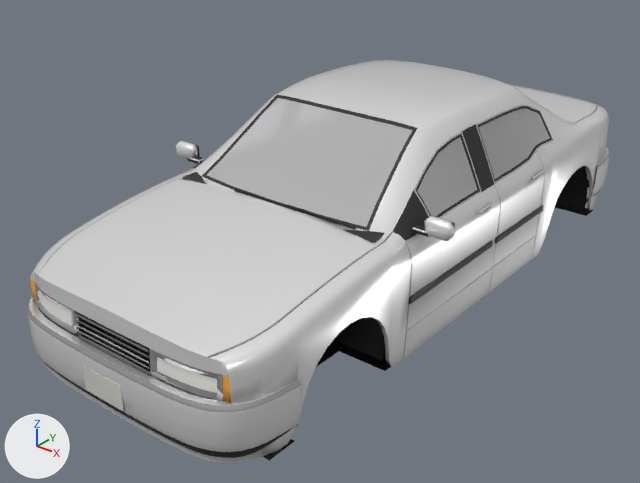
Two versions of the glTF model public/models/sedan.glb, one commit apart.
Before and after are seen from a 50 mm camera at (3.27, -4.58, 3.09) aimed at (-0.2, -0.24, 0.4). The lights are fixed; the arrows at lower left show +X, +Y and +Z. The picture after the commit comes second. Objects named as collision shapes, trigger or cutter boxes, shadow casters or lower levels of detail are left out. Vertices at exactly the same position are counted once.

The first picture shows 'LOD0'.
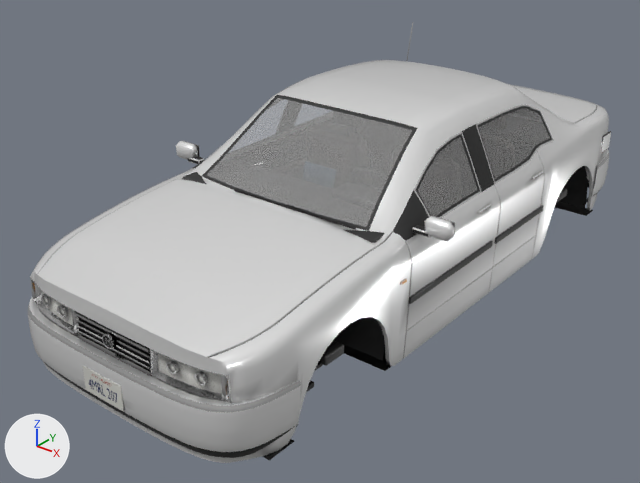
Where the change shows, as pixel boxes [x1, y1, x2, y2] in the pictures (640 x 483 px):
'LOD0', reshaped (9% taller): before [28, 60, 609, 463]; after [28, 22, 611, 463]
part 1 of me_lod0, added: after [601, 133, 611, 153]
part 2 of me_lod0, added: after [320, 342, 344, 366]
part 3 of me_lod0, added: after [556, 188, 567, 203]
part 4 of me_lod0, added: after [321, 121, 349, 137]
part 5 of me_lod0, added: after [270, 156, 307, 174]
part 6 of me_lod0, added (mostly hidden): after [306, 380, 314, 392]
part 7 of me_lod0, built on: before [35, 283, 223, 400]; after [30, 22, 462, 404]
part 8 of me_lod0, recoloured: [31, 111, 608, 405] in both
part 9 of me_lod0, edited (looks the same): [276, 100, 494, 192] in both
part 10 of me_lod0, recoloured: before [30, 277, 232, 404]

What changed in the scene script:
```text
Add mat_lamp_brake:
    mat_lamp_brake = bpy.data.materials.new('lamp_brake')
    mat_lamp_brake.use_nodes = True; mat_lamp_brake.node_tree.nodes.clear()
    _N = mat_lamp_brake.node_tree.nodes; _L = mat_lamp_brake.node_tree.links
    n0 = _N.new('ShaderNodeBsdfPrincipled'); n0.name = 'Principled BSDF'
    n0.inputs[2].default_value = 0.1  # 'Roughness'
    n1 = _N.new('ShaderNodeOutputMaterial'); n1.name = 'Material Output'
    n2 = _N.new('ShaderNodeVertexColor'); n2.name = 'Color Attribute'
    _L.new(n0.outputs[0], n1.inputs[0])  # 'BSDF' to 'Surface'
    _L.new(n2.outputs[0], n0.inputs[0])  # 'Color' to 'Base Color'
Add mat_gloss:
    mat_gloss = bpy.data.materials.new('gloss')
    mat_gloss.use_nodes = True; mat_gloss.node_tree.nodes.clear()
    _N = mat_gloss.node_tree.nodes; _L = mat_gloss.node_tree.links
    n0 = _N.new('ShaderNodeBsdfPrincipled'); n0.name = 'Principled BSDF'
    n0.inputs[2].default_value = 0.06  # 'Roughness'
    n1 = _N.new('ShaderNodeOutputMaterial'); n1.name = 'Material Output'
    n2 = _N.new('ShaderNodeVertexColor'); n2.name = 'Color Attribute'
    _L.new(n0.outputs[0], n1.inputs[0])  # 'BSDF' to 'Surface'
    _L.new(n2.outputs[0], n0.inputs[0])  # 'Color' to 'Base Color'
Add mat_lamp_rev:
    mat_lamp_rev = bpy.data.materials.new('lamp_rev')
    mat_lamp_rev.use_nodes = True; mat_lamp_rev.node_tree.nodes.clear()
    _N = mat_lamp_rev.node_tree.nodes; _L = mat_lamp_rev.node_tree.links
    n0 = _N.new('ShaderNodeBsdfPrincipled'); n0.name = 'Principled BSDF'
    n0.inputs[2].default_value = 0.1  # 'Roughness'
    n1 = _N.new('ShaderNodeOutputMaterial'); n1.name = 'Material Output'
    n2 = _N.new('ShaderNodeVertexColor'); n2.name = 'Color Attribute'
    _L.new(n0.outputs[0], n1.inputs[0])  # 'BSDF' to 'Surface'
    _L.new(n2.outputs[0], n0.inputs[0])  # 'Color' to 'Base Color'
Add mat_lamp_ind:
    mat_lamp_ind = bpy.data.materials.new('lamp_ind')
    mat_lamp_ind.use_nodes = True; mat_lamp_ind.node_tree.nodes.clear()
    _N = mat_lamp_ind.node_tree.nodes; _L = mat_lamp_ind.node_tree.links
    n0 = _N.new('ShaderNodeBsdfPrincipled'); n0.name = 'Principled BSDF'
    n0.inputs[2].default_value = 0.1  # 'Roughness'
    n1 = _N.new('ShaderNodeOutputMaterial'); n1.name = 'Material Output'
    n2 = _N.new('ShaderNodeVertexColor'); n2.name = 'Color Attribute'
    _L.new(n0.outputs[0], n1.inputs[0])  # 'BSDF' to 'Surface'
    _L.new(n2.outputs[0], n0.inputs[0])  # 'Color' to 'Base Color'
Change me_lod0:
    remove me_lod0.from_pydata(...)  # 4956 vertices, 9286 faces; spans x -1.09..1.09, y -2.3..2.4, z 0.17..1.45
    add me_lod0.from_pydata(...)  # 7128 vertices, 12711 faces; spans x -1.09..1.09, y -2.3..2.4, z 0.1..1.52
    me_lod0 part 1: the loose piece of 24 vertices spanning x 0.91..0.92, y 0.19..0.88, z 0.55..0.6 is copied, and the copy is scaled about its middle by (0.732, 0.218, 3.27), then moved by (-0.01, 1.41, 0.19), in mat_paint; it spans x 0.9..0.91, y 1.87..2.02, z 0.7..0.83
    me_lod0 part 2: the loose piece of 24 vertices spanning x 0.91..0.92, y -0.81..0.14, z 0.55..0.6 is copied, and the copy is scaled about its middle by (3.54, 0.159, 1.38), then moved by (-0.1, -1.06, -0.1); it spans x 0.79..0.84, y -1.48..-1.32, z 0.44..0.51
    me_lod0 part 3: the loose piece of 24 vertices spanning x 0.91..0.92, y 0.19..0.88, z 0.55..0.6 is copied, and the copy is scaled about its middle by (3.54, 0.225, 1.38), then moved by (-0.1, 0.86, -0.1); it spans x 0.79..0.84, y 1.32..1.48, z 0.44..0.51
    me_lod0 part 4: the loose piece of 24 vertices spanning x 0.19..0.55, y -0.63..-0.45, z 0.95..1.02 is copied, and the copy is scaled about its middle by (0.635, 0.0816, 1.06), then moved by (-0.37, 0.2, 0.3); it spans x -0.11..0.11, y -0.35..-0.33, z 1.25..1.32
    me_lod0 part 5: the loose piece of 24 vertices spanning x -0.92..-0.9, y -0.06..0.09, z 0.85..0.88 is copied, and the copy is scaled about its middle by (3.56, 3.55, 2.06), then moved by (0.15, 0.0, -0.14); it spans x -0.79..-0.72, y -0.25..0.27, z 0.7..0.75
    me_lod0 part 6: a new loose piece, a box spanning x 0.26..0.72, y -1.54..-1.44, z 0.245..0.275, in mat_trim
    me_lod0 part 7: 34 vertices moved from x -0.79..0.79, y -2.2..2.29, z 0.59..0.88 to x -0.8..0.8, y -2.18..2.29, z 0.57..0.89; 66 vertices removed from x -0.79..0.78, y -2.19..2.3, z 0.59..0.88; 1846 vertices added at x -0.81..0.81, y -2.3..2.32, z 0.1..1.52
    me_lod0 part 8: 1056 kept faces spanning x -0.85..0.91, y -2.28..2.38, z 0.19..1.4 get new vertex colours
    me_lod0 part 9: 18 faces spanning x -0.86..0.86, y 0.06..0.22, z 0.95..1.32 switch from mat_trim to mat_gloss
    me_lod0 part 10: 16 faces spanning x -0.79..0.79, y -2.15..-2.14, z 0.55..0.73 switch from mat_lamp_head to mat_glass
    other edits to the shape of me_lod0 do not show in these pictures
    add me_lod0.materials.append(mat_lamp_brake)
    add me_lod0.materials.append(mat_lamp_rev)
    add me_lod0.materials.append(mat_lamp_ind)
```
